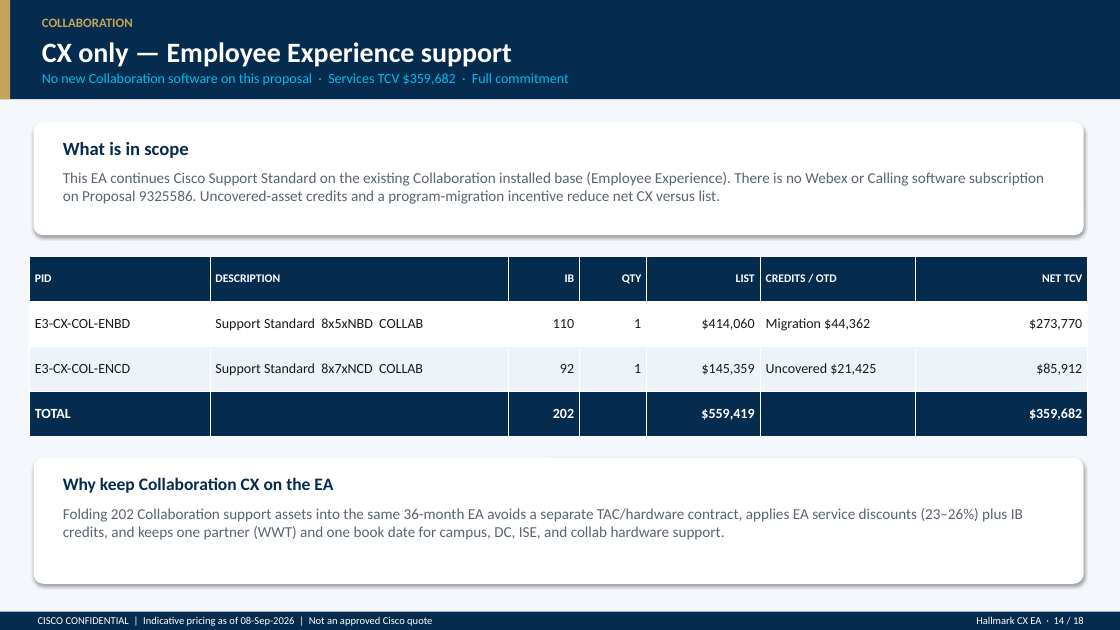
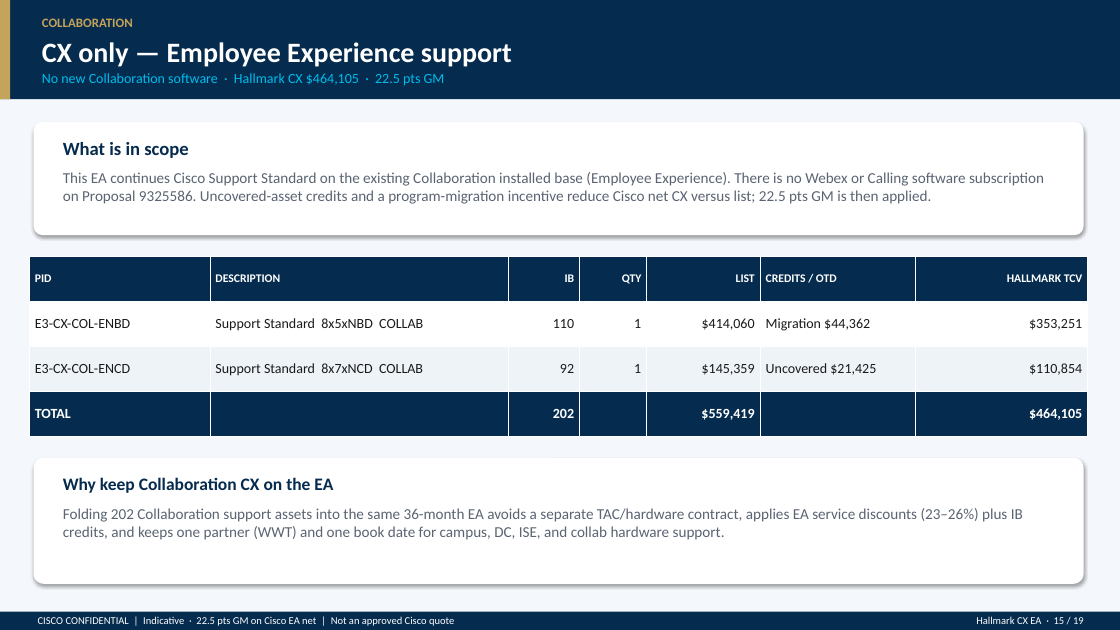
Before and after one commit to chchilds/cxvx, a slide deck: slide 15 of Hallmark_Cards_Cisco_Enterprise_Agreement.pptx (slide 14 before the commit). Drawn at 1120x630 pixels with LibreOffice and Linux fonts; fonts in the diff are those of the drawing. Boxes give left, top, right and bottom in pixels: in the first picture for what was removed or moved away, otherwise in the second. Text is boxed around its words. In the diff, an @@ line names an element or a change of style, - is before the commit and + after.

```diff
--- a/Hallmark_Cards_Cisco_Enterprise_Agreement.pptx
+++ b/Hallmark_Cards_Cisco_Enterprise_Agreement.pptx
@@ text at (42,73,445,85): text changed @@
-No new Collaboration software on this proposal · Services TCV $359,682 · Full commitment
+No new Collaboration software · Hallmark CX $464,105 · 22.5 pts GM
@@ text at (63,172,1044,204): text changed @@
-This EA continues Cisco Support Standard on the existing Collaboration installed base (Employee Experience). There is no Webex or Calling software subscription on Proposal 9325586. Uncovered-asset credits and a program-migration incentive reduce net CX versus list.
+This EA continues Cisco Support Standard on the existing Collaboration installed base (Employee Experience). There is no Webex or Calling software subscription on Proposal 9325586. Uncovered-asset credits and a program-migration incentive reduce Cisco net CX versus list; 22.5 pts GM is then applied.
@@ table at (29,256,1088,437) @@
-row 1, column 7: NET TCV
+row 1, column 7: HALLMARK TCV
-row 2, column 7: $273,770
+row 2, column 7: $353,251
-row 3, column 7: $85,912
+row 3, column 7: $110,854
-row 4, column 7: $359,682
+row 4, column 7: $464,105
@@ text at (38,616,454,626): text changed @@
-CISCO CONFIDENTIAL | Indicative pricing as of 08-Sep-2026 | Not an approved Cisco quote
+CISCO CONFIDENTIAL | Indicative · 22.5 pts GM on Cisco EA net | Not an approved Cisco quote
@@ text at (976,616,1084,624): text changed @@
-Hallmark CX EA · 14 / 18
+Hallmark CX EA · 15 / 19
```
Also in this commit, not shown: 17 other slides changed, 1 slide added, 1 other file.
